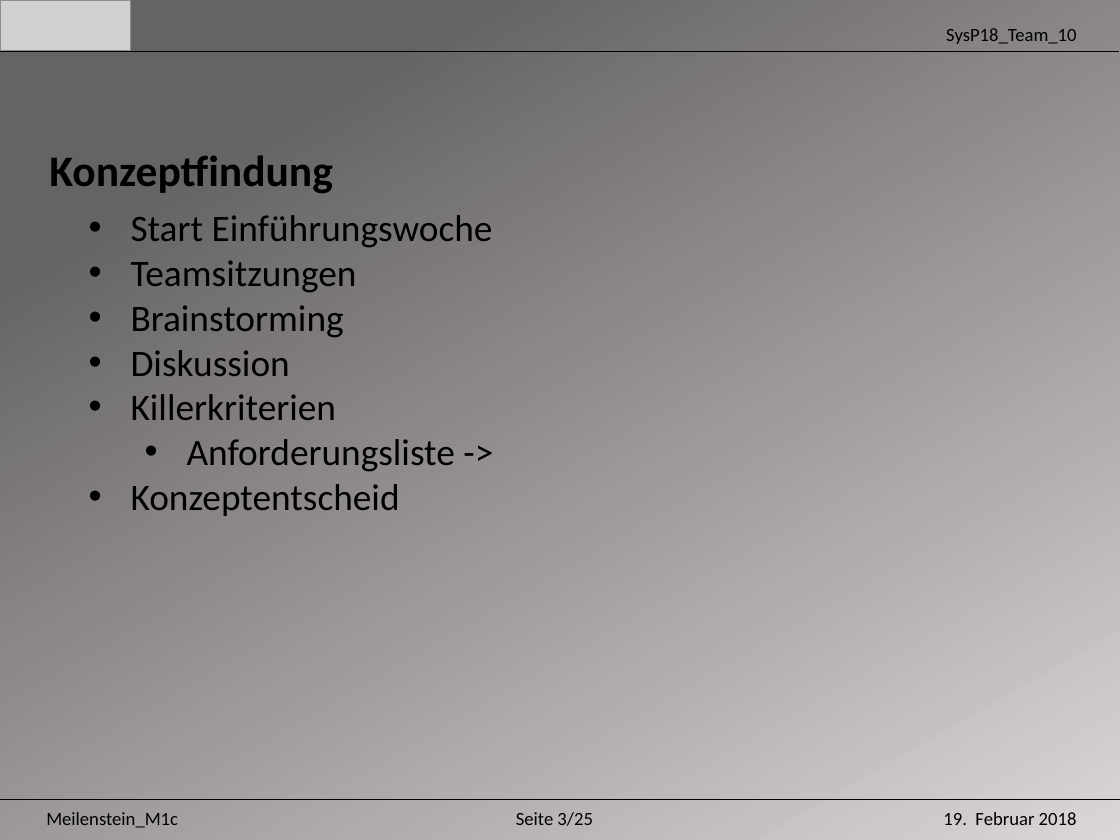
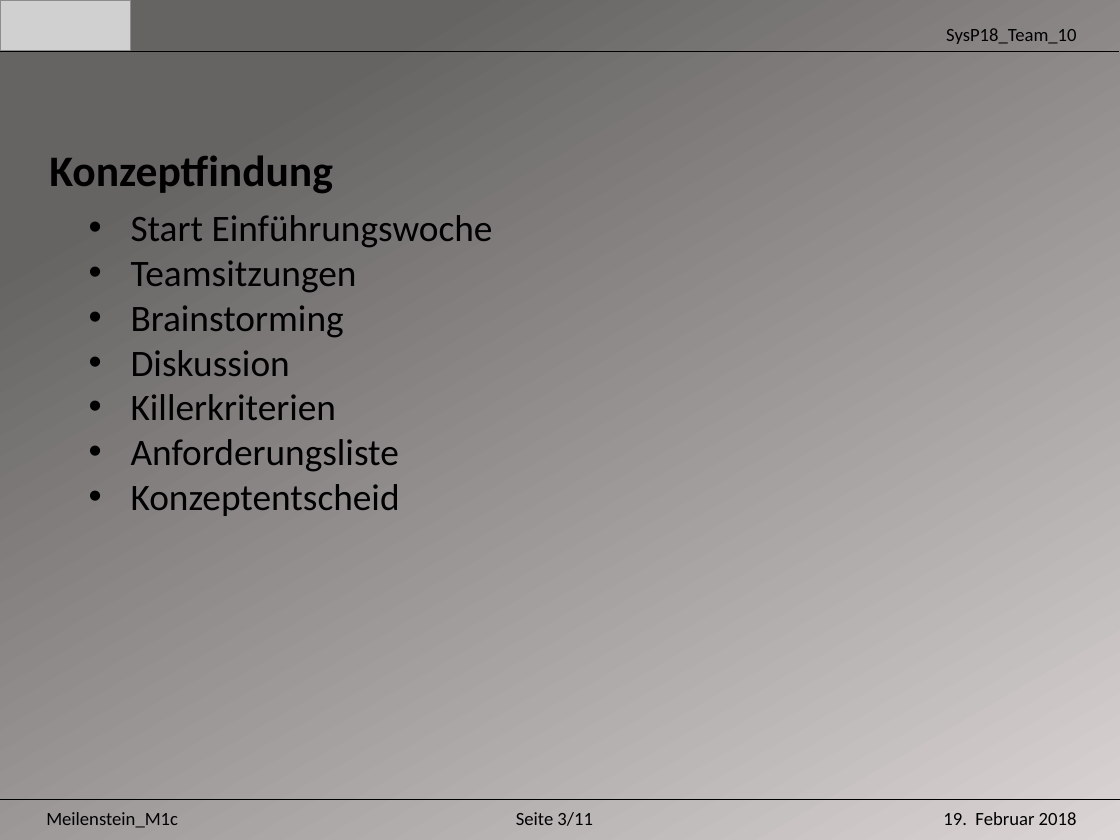
Before and after one commit to Unaqwyn/SysP18_1cv, a slide deck: slide 4 of Systemtechnikprojekt/Systemtechnikprojekt/01_Organisation/02_Meilensteine/m1/m1c/Praesentation_m1c.pptx. Drawn at 1120x840 pixels with LibreOffice and Linux fonts; fonts in the diff are those of the drawing; grey boxes stand for pictures. Boxes give left, top, right and bottom in pixels: in the first picture for what was removed or moved away, otherwise in the second. Text is boxed around its words. In the diff, an @@ line names an element or a change of style, - is before the commit and + after.

```diff
--- a/Systemtechnikprojekt/Systemtechnikprojekt/01_Organisation/02_Meilensteine/m1/m1c/Praesentation_m1c.pptx
+++ b/Systemtechnikprojekt/Systemtechnikprojekt/01_Organisation/02_Meilensteine/m1/m1c/Praesentation_m1c.pptx
@@ text at (131, 439, 399, 472): text changed @@
-  • Anforderungsliste ->
+• Anforderungsliste
@@ text at (516, 812, 593, 826): text changed @@
-Seite 3/25
+Seite 3/11
```
Also in this commit, not shown: 10 other slides changed, 15 slides removed.
